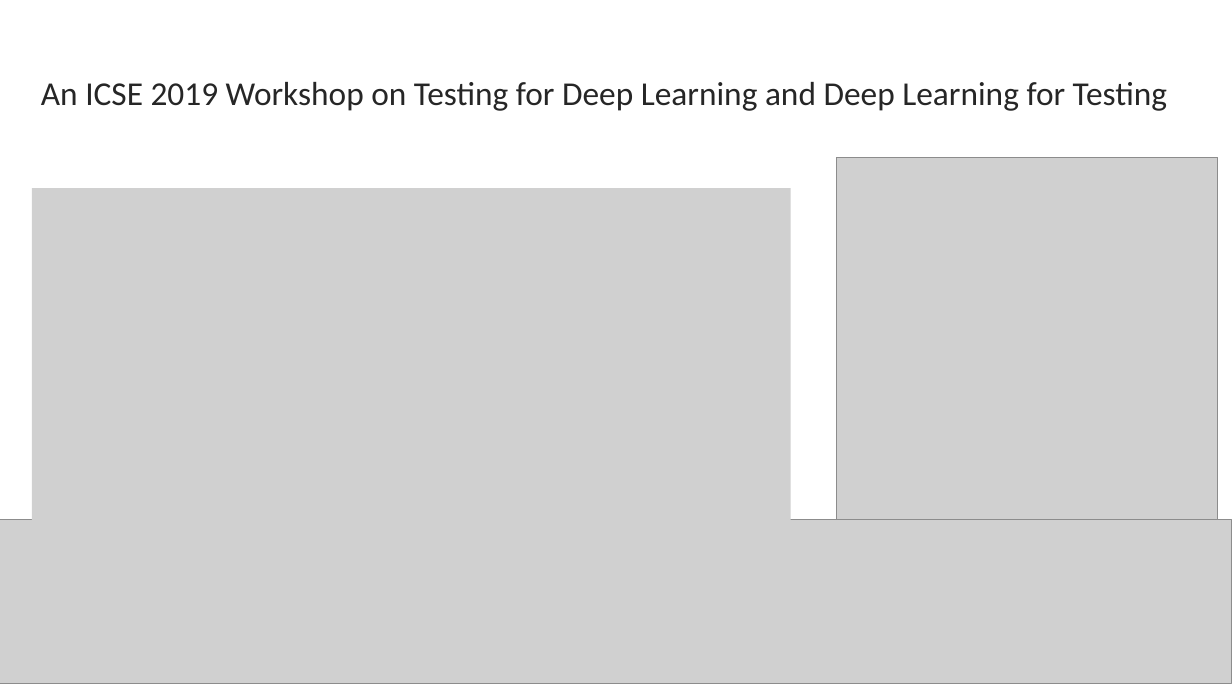
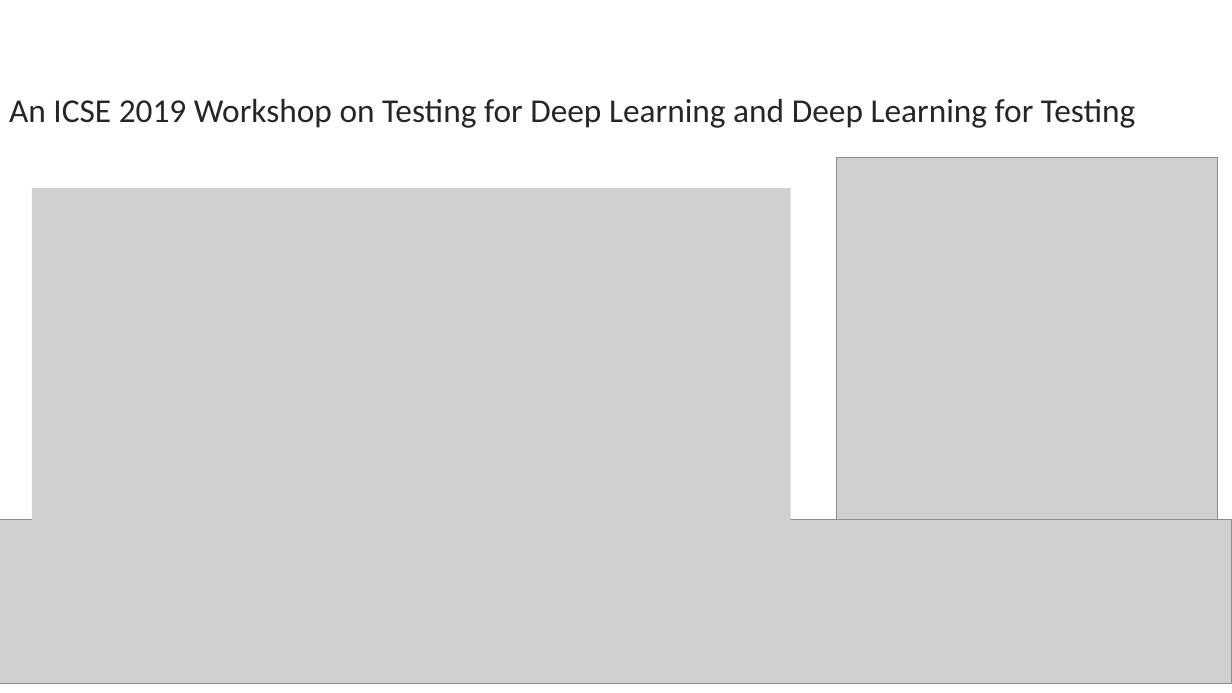
Before and after one commit to tsigalko18/deeptestconf.github.io-1, a slide deck: slide 5 of images/Presentation1.pptx. Drawn at 1232x693 pixels with LibreOffice and Linux fonts; fonts in the diff are those of the drawing; grey boxes stand for pictures. Boxes give left, top, right and bottom in pixels: in the first picture for what was removed or moved away, otherwise in the second. Text is boxed around its words. In the diff, an @@ line names an element or a change of style, - is before the commit and + after.

```diff
--- a/images/Presentation1.pptx
+++ b/images/Presentation1.pptx
@@ text "An ICSE 2019 Workshop on ..." moved from (x1=41, y1=82, x2=1167, y2=111) to (x1=9, y1=99, x2=1135, y2=128) @@
```
Also in this commit, not shown: 1 slide added, 7 other files.
